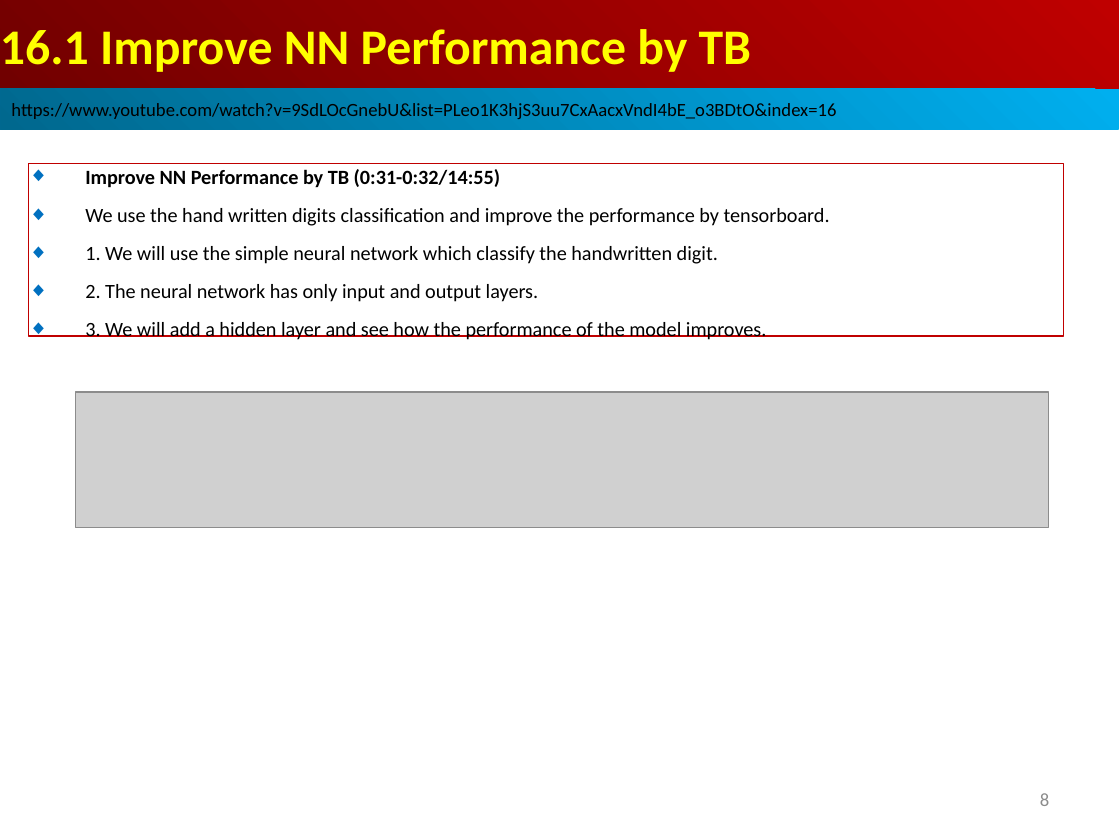
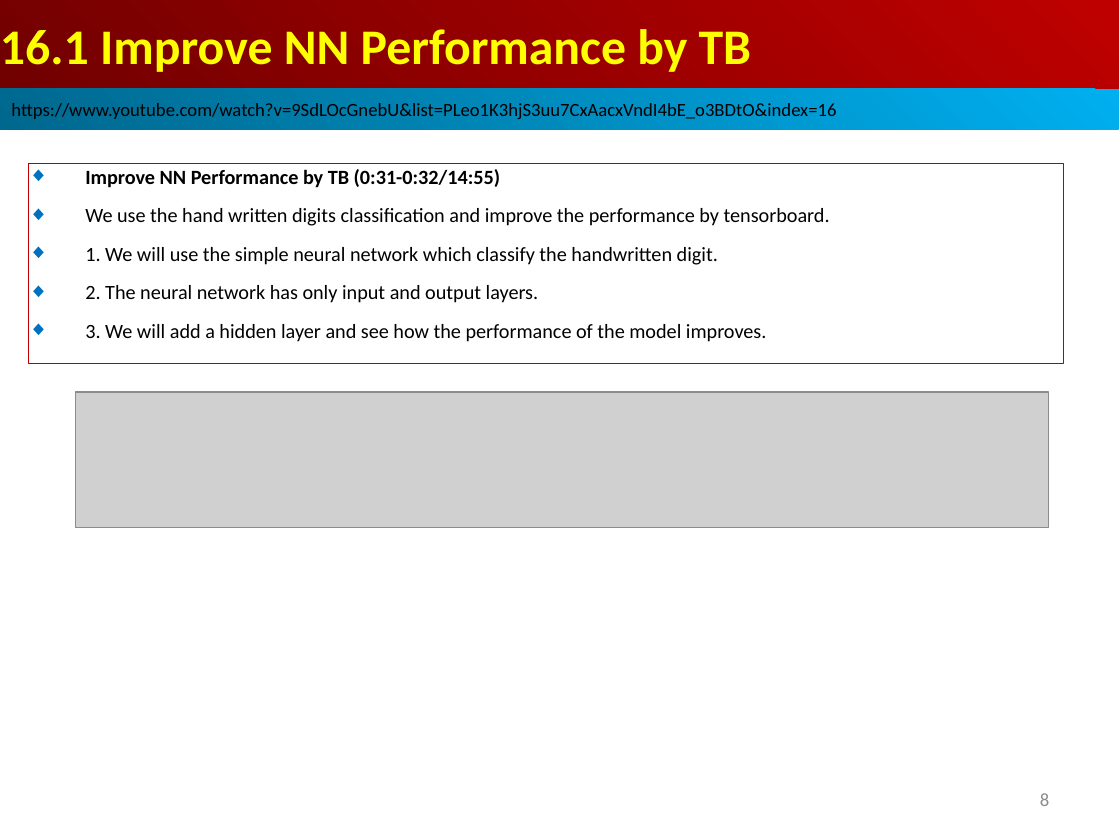
Before and after one commit to peterhchen/AIU_CS512_DL, a slide deck: slide 8 of 000_Lecture_Project/week06/01_Lecture/16_TB.ppt. Drawn at 1120x840 pixels with LibreOffice and Linux fonts; fonts in the diff are those of the drawing; grey boxes stand for pictures. Boxes give left, top, right and bottom in pixels: in the first picture for what was removed or moved away, otherwise in the second. Text is boxed around its words. In the diff, an @@ line names an element or a change of style, - is before the commit and + after.

```diff
--- a/000_Lecture_Project/week06/01_Lecture/16_TB.ppt
+++ b/000_Lecture_Project/week06/01_Lecture/16_TB.ppt
@@ rectangle "Improve NN Performance by TB ..." resized from (x1=28, y1=164, x2=1063, y2=336) to (x1=28, y1=164, x2=1063, y2=364) @@
```
Also in this commit, not shown: 3 other slides changed, 2 other files.
